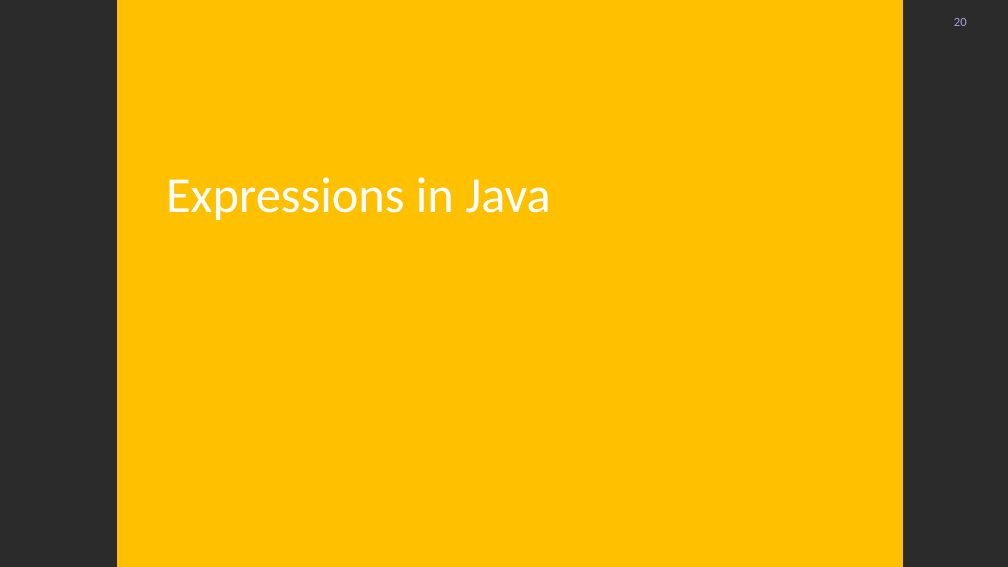
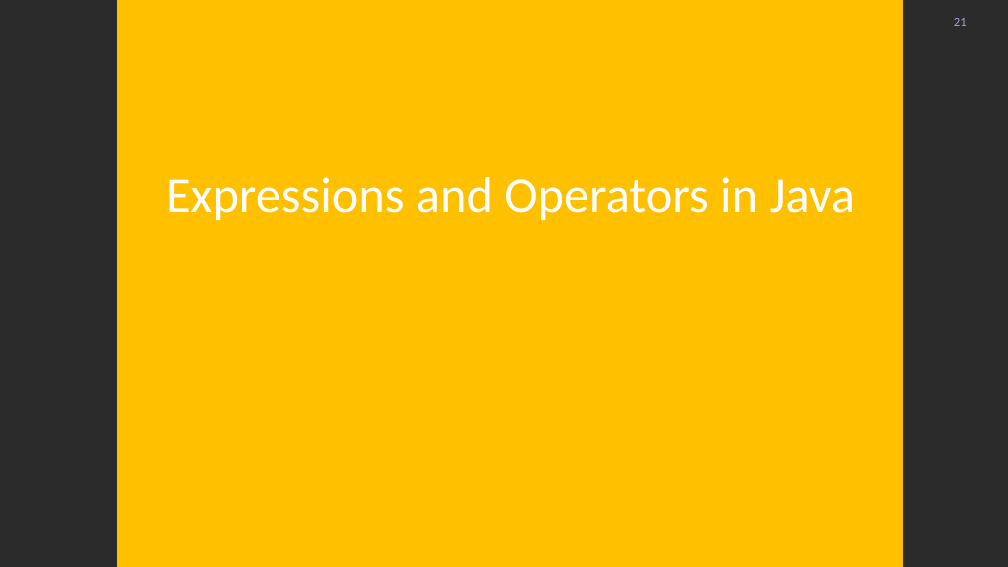
Before and after one commit to feigensp/lehre, a slide deck: slide 21 of se_prog/slides/02_DatatypesExpressionsMethods.pptx (slide 20 before the commit). Drawn at 1008x567 pixels with LibreOffice and Linux fonts; fonts in the diff are those of the drawing; background and template pictures are left out; a plain dark background stands for a picture behind light text. Boxes give left, top, right and bottom in pixels: in the first picture for what was removed or moved away, otherwise in the second. Text is boxed around its words. In the diff, an @@ line names an element or a change of style, - is before the commit and + after.

```diff
--- a/se_prog/slides/02_DatatypesExpressionsMethods.pptx
+++ b/se_prog/slides/02_DatatypesExpressionsMethods.pptx
@@ page number at [954,18,967,26]: text changed @@
-20
+21
@@ text at [166,177,855,220]: text changed @@
-Expressions in Java
+Expressions and Operators in Java
```
Also in this commit, not shown: 6 other slides changed, 1 slide added, 1 slide removed.
